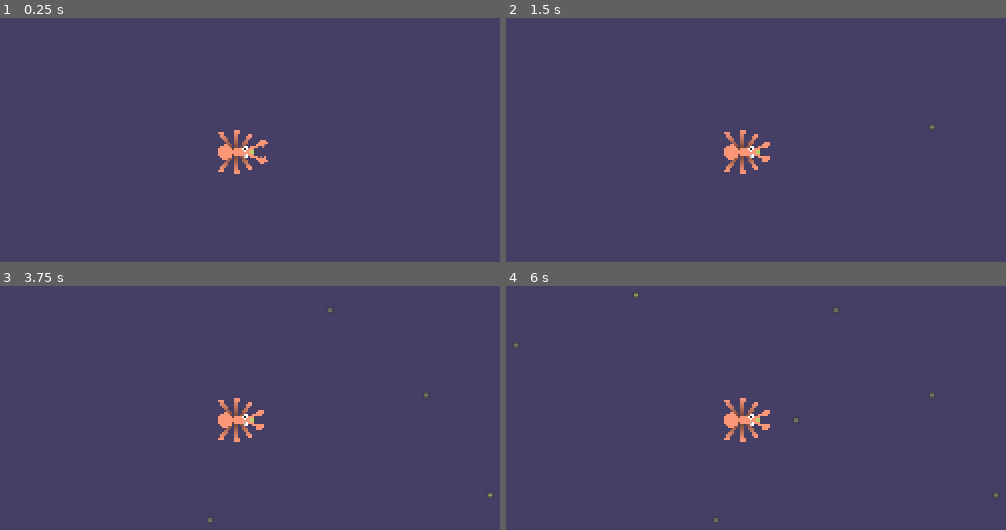
Above: before the commit, frames 1-4 (two rows, left to right).
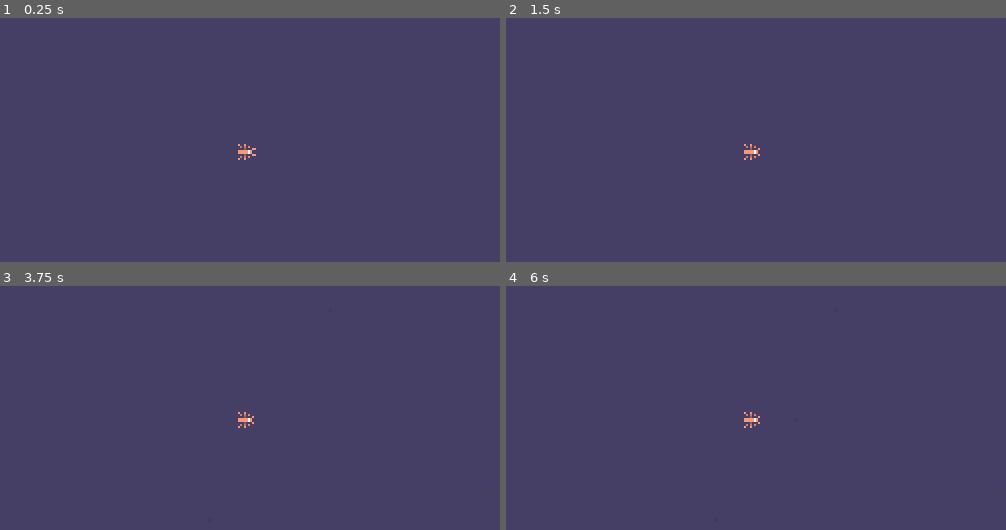
Above: after the commit, the same moments.

Repository: some-whaat/pretty_terrain
Game: Godot game, scene res://world.tscn
Two runs of this game, one before a commit and one after it. Both use one fixed random seed, a clock stepped at 60 frames per second and the inputs below.
Inputs (mouse positions are in pixels of both pictures, inside the frame that each line leads up to):
- Up to frame 1 (0.25 s): no input
- Up to frame 2 (1.5 s): tap Enter at 0.5 s; move the mouse to (931, 127) at 0.52 s; click (931, 127) at 0.67 s; tap Space at 1.25 s; move the mouse to (596, 176) at 1.27 s; click (596, 176) at 1.42 s
- Up to frame 3 (3.75 s): tap Enter at 2, 3.5 s; move the mouse to (330, 310) at 2.02 s; click (330, 310) at 2.17 s; tap Space at 2.75 s; move the mouse to (210, 520) at 2.77 s; click (210, 520) at 2.92 s; move the mouse to (490, 495) at 3.52 s; click (490, 495) at 3.67 s
- Up to frame 4 (6 s): tap Space at 4.25 s; move the mouse to (516, 344) at 4.27 s; click (516, 344) at 4.42 s; move the mouse to (796, 420) at 5.02 s; click (796, 420) at 5.17 s; move the mouse to (636, 295) at 5.77 s; click (636, 295) at 5.92 s

The runs differ from the first frame. In frame 1, 0.8% of the frame differs, in the area x 43-54%, y 45-64%; in frame 2, 0.7%; in frame 3, 0.8%; in frame 4, 0.8%, in the area x 1-99%, y 3-97%.

Commit message:
follow trays

Diff:
--- a/ant_simulation.gd
+++ b/ant_simulation.gd
@@ -2,164 +2,204 @@
 
 @export var world_bounds := Rect2(-2800.0, -1800.0, 5600.0, 3600.0)
 @export_range(1.0, 1000.0, 1.0) var separation_radius := 150.0
+#@export var camera_2d: Camera2D
 
 const COMPUTE_SHADER_PATH := "res://shader/ant_movement.glsl"
 const AGENT_FLOATS := 12
 const AGENT_BYTES := AGENT_FLOATS * 4
 const WORKGROUP_SIZE := 64
+const DEFAULT_SIGNAL_FIELD_SIZE := Vector2i(256, 192)
 
 var agents: Array[CharacterBody2D] = []
 var _rd: RenderingDevice
+var _trail_manager: Node
 var _shader := RID()
 var _pipeline := RID()
 var _state_buffers: Array[RID] = []
 var _params_buffer := RID()
+var _trail_signal_buffer := RID()
 var _uniform_sets: Array[RID] = []
 var _current_buffer := 0
 var _simulation_time := 0.0
+var _trail_signal_size := DEFAULT_SIGNAL_FIELD_SIZE
 
 func _ready() -> void:
-	add_to_group("ant_simulation")
-	_rd = RenderingServer.create_local_rendering_device()
-	if _rd == null:
-		push_error("AntSimulation requires a RenderingDevice-capable renderer (Forward+ or Mobile).")
-		set_physics_process(false)
-		return
-
-	var shader_file := load(COMPUTE_SHADER_PATH) as RDShaderFile
-	if shader_file == null:
-		push_error("Could not load ant compute shader: %s" % COMPUTE_SHADER_PATH)
-		set_physics_process(false)
-		return
-	_shader = _rd.shader_create_from_spirv(shader_file.get_spirv())
-	if not _shader.is_valid():
-		push_error("Failed to compile the ant movement compute shader.")
-		set_physics_process(false)
-		return
-	_pipeline = _rd.compute_pipeline_create(_shader)
-	if not _pipeline.is_valid():
-		push_error("Failed to create the ant movement compute pipeline.")
-		set_physics_process(false)
-		return
-	_params_buffer = _rd.uniform_buffer_create(32)
+    #var screen_size = get_viewport().get_visible_rect().size / camera_2d.zoom
+
+    add_to_group("ant_simulation")
+    _rd = RenderingServer.create_local_rendering_device()
+    if _rd == null:
+        push_error("AntSimulation requires a RenderingDevice-capable renderer (Forward+ or Mobile).")
+        set_physics_process(false)
+        return
+
+    var shader_file := load(COMPUTE_SHADER_PATH) as RDShaderFile
+    if shader_file == null:
+        push_error("Could not load ant compute shader: %s" % COMPUTE_SHADER_PATH)
+        set_physics_process(false)
+        return
+    _shader = _rd.shader_create_from_spirv(shader_file.get_spirv())
+    if not _shader.is_valid():
+        push_error("Failed to compile the ant movement compute shader.")
+        set_physics_process(false)
+        return
+    _pipeline = _rd.compute_pipeline_create(_shader)
+    if not _pipeline.is_valid():
+        push_error("Failed to create the ant movement compute pipeline.")
+        set_physics_process(false)
+        return
+    _trail_manager = get_tree().get_first_node_in_group("ant_trail_manager")
+    if _trail_manager != null:
+        world_bounds = _trail_manager.call("get_trail_world_bounds")
+        _trail_signal_size = _trail_manager.call("get_trail_signal_size")
+    var initial_signal := PackedFloat32Array()
+    initial_signal.resize(_trail_signal_size.x * _trail_signal_size.y)
+    initial_signal.fill(0.0)
+    if _trail_manager != null:
+        var manager_signal: PackedFloat32Array = _trail_manager.call("get_trail_signal")
+        if manager_signal.size() == initial_signal.size():
+            initial_signal = manager_signal
+    var initial_signal_bytes := initial_signal.to_byte_array()
+    _trail_signal_buffer = _rd.storage_buffer_create(initial_signal_bytes.size(), initial_signal_bytes)
+    _params_buffer = _rd.uniform_buffer_create(48)
 
 func register_ant(ant: CharacterBody2D) -> void:
-	if not agents.has(ant):
-		agents.append(ant)
-		_rebuild_state_buffers()
+    if not agents.has(ant):
+        agents.append(ant)
+        _rebuild_state_buffers()
 
 func unregister_ant(ant: CharacterBody2D) -> void:
-	if agents.has(ant):
-		agents.erase(ant)
-		_rebuild_state_buffers()
+    if agents.has(ant):
+        agents.erase(ant)
+        _rebuild_state_buffers()
 
 func _physics_process(delta: float) -> void:
-	if agents.is_empty() or not _pipeline.is_valid():
-		return
-	_simulation_time += delta
-	_update_parameters(delta)
-
-	var compute_list := _rd.compute_list_begin()
-	_rd.compute_list_bind_compute_pipeline(compute_list, _pipeline)
-	_rd.compute_list_bind_uniform_set(compute_list, _uniform_sets[_current_buffer], 0)
-	_rd.compute_list_dispatch(compute_list, ceili(float(agents.size()) / float(WORKGROUP_SIZE)), 1, 1)
-	_rd.compute_list_end()
-	_rd.submit()
-	_rd.sync()
-
-	_current_buffer = 1 - _current_buffer
-	var state := _rd.buffer_get_data(_state_buffers[_current_buffer])
-	for i in range(agents.size()):
-		var offset := i * AGENT_BYTES
-		var ant := agents[i]
-		if not is_instance_valid(ant):
-			continue
-		var position := Vector2(state.decode_float(offset), state.decode_float(offset + 4))
-		var angle := state.decode_float(offset + 8)
-		var velocity := Vector2(state.decode_float(offset + 16), state.decode_float(offset + 20))
-		ant.global_position = position
-		ant.rotation = angle
-		ant.velocity = velocity
+    if agents.is_empty() or not _pipeline.is_valid():
+        return
+    _simulation_time += delta
+    _update_trail_signal_buffer()
+    _update_parameters(delta)
+
+    var compute_list := _rd.compute_list_begin()
+    _rd.compute_list_bind_compute_pipeline(compute_list, _pipeline)
+    _rd.compute_list_bind_uniform_set(compute_list, _uniform_sets[_current_buffer], 0)
+    _rd.compute_list_dispatch(compute_list, ceili(float(agents.size()) / float(WORKGROUP_SIZE)), 1, 1)
+    _rd.compute_list_end()
+    _rd.submit()
+    _rd.sync()
+
+    _current_buffer = 1 - _current_buffer
+    var state := _rd.buffer_get_data(_state_buffers[_current_buffer])
+    for i in range(agents.size()):
+        var offset := i * AGENT_BYTES
+        var ant := agents[i]
+        if not is_instance_valid(ant):
+            continue
+        var position := Vector2(state.decode_float(offset), state.decode_float(offset + 4))
+        var angle := state.decode_float(offset + 8)
+        var velocity := Vector2(state.decode_float(offset + 16), state.decode_float(offset + 20))
+        ant.global_position = position
+        ant.rotation = angle
+        ant.velocity = velocity
 
 func _rebuild_state_buffers() -> void:
-	if _rd == null or not _pipeline.is_valid():
-		return
-	_free_state_resources()
-	if agents.is_empty():
-		return
-
-	var initial_state := PackedByteArray()
-	initial_state.resize(agents.size() * AGENT_BYTES)
-	for i in range(agents.size()):
-		var ant := agents[i]
-		var offset := i * AGENT_BYTES
-		initial_state.encode_float(offset, ant.global_position.x)
-		initial_state.encode_float(offset + 4, ant.global_position.y)
-		initial_state.encode_float(offset + 8, ant.global_rotation)
-		initial_state.encode_float(offset + 12, 0.0)
-		initial_state.encode_float(offset + 16, ant.velocity.x)
-		initial_state.encode_float(offset + 20, ant.velocity.y)
-		initial_state.encode_float(offset + 24, ant.max_speed)
-		initial_state.encode_float(offset + 28, ant.steer_force)
-		initial_state.encode_float(offset + 32, ant.rotation_speed)
-		initial_state.encode_float(offset + 36, ant.wander_strength)
-		initial_state.encode_float(offset + 40, float(i + 1) * 17.173)
-		initial_state.encode_float(offset + 44, separation_radius)
-
-	_state_buffers = [
-		_rd.storage_buffer_create(initial_state.size(), initial_state),
-		_rd.storage_buffer_create(initial_state.size(), initial_state)
-	]
-	_uniform_sets.resize(2)
-	for i in range(2):
-		var uniforms: Array[RDUniform] = []
-		var input_uniform := RDUniform.new()
-		input_uniform.uniform_type = RenderingDevice.UNIFORM_TYPE_STORAGE_BUFFER
-		input_uniform.binding = 0
-		input_uniform.add_id(_state_buffers[i])
-		uniforms.append(input_uniform)
-		var output_uniform := RDUniform.new()
-		output_uniform.uniform_type = RenderingDevice.UNIFORM_TYPE_STORAGE_BUFFER
-		output_uniform.binding = 1
-		output_uniform.add_id(_state_buffers[1 - i])
-		uniforms.append(output_uniform)
-		var params_uniform := RDUniform.new()
-		params_uniform.uniform_type = RenderingDevice.UNIFORM_TYPE_UNIFORM_BUFFER
-		params_uniform.binding = 2
-		params_uniform.add_id(_params_buffer)
-		uniforms.append(params_uniform)
-		_uniform_sets[i] = _rd.uniform_set_create(uniforms, _shader, 0)
-	_current_buffer = 0
+    if _rd == null or not _pipeline.is_valid():
+        return
+    _free_state_resources()
+    if agents.is_empty():
+        return
+
+    var initial_state := PackedByteArray()
+    initial_state.resize(agents.size() * AGENT_BYTES)
+    for i in range(agents.size()):
+        var ant := agents[i]
+        var offset := i * AGENT_BYTES
+        initial_state.encode_float(offset, ant.global_position.x)
+        initial_state.encode_float(offset + 4, ant.global_position.y)
+        initial_state.encode_float(offset + 8, ant.global_rotation)
+        initial_state.encode_float(offset + 12, 0.0)
+        initial_state.encode_float(offset + 16, ant.velocity.x)
+        initial_state.encode_float(offset + 20, ant.velocity.y)
+        initial_state.encode_float(offset + 24, ant.max_speed)
+        initial_state.encode_float(offset + 28, ant.steer_force)
+        initial_state.encode_float(offset + 32, ant.rotation_speed)
+        initial_state.encode_float(offset + 36, ant.wander_strength)
+        initial_state.encode_float(offset + 40, float(i + 1) * 17.173)
+        initial_state.encode_float(offset + 44, separation_radius)
+
+    _state_buffers = [
+        _rd.storage_buffer_create(initial_state.size(), initial_state),
+        _rd.storage_buffer_create(initial_state.size(), initial_state)
+    ]
+    _uniform_sets.resize(2)
+    for i in range(2):
+        var uniforms: Array[RDUniform] = []
+        var input_uniform := RDUniform.new()
+        input_uniform.uniform_type = RenderingDevice.UNIFORM_TYPE_STORAGE_BUFFER
+        input_uniform.binding = 0
+        input_uniform.add_id(_state_buffers[i])
+        uniforms.append(input_uniform)
+        var output_uniform := RDUniform.new()
+        output_uniform.uniform_type = RenderingDevice.UNIFORM_TYPE_STORAGE_BUFFER
+        output_uniform.binding = 1
+        output_uniform.add_id(_state_buffers[1 - i])
+        uniforms.append(output_uniform)
+        var params_uniform := RDUniform.new()
+        params_uniform.uniform_type = RenderingDevice.UNIFORM_TYPE_UNIFORM_BUFFER
+        params_uniform.binding = 2
+        params_uniform.add_id(_params_buffer)
+        uniforms.append(params_uniform)
+        var trail_uniform := RDUniform.new()
+        trail_uniform.uniform_type = RenderingDevice.UNIFORM_TYPE_STORAGE_BUFFER
+        trail_uniform.binding = 3
+        trail_uniform.add_id(_trail_signal_buffer)
+        uniforms.append(trail_uniform)
+        _uniform_sets[i] = _rd.uniform_set_create(uniforms, _shader, 0)
+    _current_buffer = 0
 
 func _update_parameters(delta: float) -> void:
-	var params := PackedByteArray()
-	params.resize(32)
-	params.encode_float(0, delta)
-	params.encode_float(4, _simulation_time)
-	params.encode_float(8, world_bounds.position.x)
-	params.encode_float(12, world_bounds.position.y)
-	params.encode_float(16, world_bounds.end.x)
-	params.encode_float(20, world_bounds.end.y)
-	params.encode_u32(24, agents.size())
-	_rd.buffer_update(_params_buffer, 0, params.size(), params)
+    var params := PackedByteArray()
+    params.resize(48)
+    params.encode_float(0, delta)
+    params.encode_float(4, _simulation_time)
+    params.encode_float(8, world_bounds.position.x)
+    params.encode_float(12, world_bounds.position.y)
+    params.encode_float(16, world_bounds.end.x)
+    params.encode_float(20, world_bounds.end.y)
+    params.encode_u32(24, agents.size())
+    params.encode_u32(28, _trail_signal_size.x)
+    params.encode_u32(32, _trail_signal_size.y)
+    params.encode_float(36, 0.08)
+    _rd.buffer_update(_params_buffer, 0, params.size(), params)
+
+func _update_trail_signal_buffer() -> void:
+    if _trail_manager == null or not _trail_signal_buffer.is_valid():
+        return
+    var signal_data: PackedFloat32Array = _trail_manager.call("get_trail_signal")
+    if signal_data.size() != _trail_signal_size.x * _trail_signal_size.y:
+        return
+    var signal_bytes := signal_data.to_byte_array()
+    _rd.buffer_update(_trail_signal_buffer, 0, signal_bytes.size(), signal_bytes)
 
 func _free_state_resources() -> void:
-	for uniform_set in _uniform_sets:
-		if uniform_set.is_valid():
-			_rd.free_rid(uniform_set)
-	_uniform_sets.clear()
-	for state_buffer in _state_buffers:
-		if state_buffer.is_valid():
-			_rd.free_rid(state_buffer)
-	_state_buffers.clear()
+    for uniform_set in _uniform_sets:
+        if uniform_set.is_valid():
+            _rd.free_rid(uniform_set)
+    _uniform_sets.clear()
+    for state_buffer in _state_buffers:
+        if state_buffer.is_valid():
+            _rd.free_rid(state_buffer)
+    _state_buffers.clear()
 
 func _exit_tree() -> void:
-	if _rd == null:
-		return
-	_free_state_resources()
-	if _params_buffer.is_valid():
-		_rd.free_rid(_params_buffer)
-	if _pipeline.is_valid():
-		_rd.free_rid(_pipeline)
-	if _shader.is_valid():
-		_rd.free_rid(_shader)
+    if _rd == null:
+        return
+    _free_state_resources()
+    if _params_buffer.is_valid():
+        _rd.free_rid(_params_buffer)
+    if _trail_signal_buffer.is_valid():
+        _rd.free_rid(_trail_signal_buffer)
+    if _pipeline.is_valid():
+        _rd.free_rid(_pipeline)
+    if _shader.is_valid():
+        _rd.free_rid(_shader)
--- a/ant_trays_manager.gd
+++ b/ant_trays_manager.gd
@@ -12,8 +12,10 @@
 const TRAIL_SHADER := preload("res://shader/trail_accumulate.gdshader")
 const STAMP_SHADER := preload("res://shader/trail_stamp.gdshader")
 const MAX_MOUSE_STAMPS_PER_FRAME := 256
+const SIGNAL_FIELD_SIZE := Vector2i(256, 192)
 
 var mouse_draw_points: Array[Vector2] = []
+var _trail_signal := PackedFloat32Array()
 var is_mouse_drawing := false
 var last_mouse_position := Vector2.ZERO
 var _viewports: Array[SubViewport] = []
@@ -26,6 +28,7 @@
 var _clear_requested := false
 
 func _ready() -> void:
+    add_to_group("ant_trail_manager")
     if trace_drawing_texture == null:
         push_error("AntTraysManager needs a trace_drawing_texture.")
         return
@@ -35,6 +38,9 @@
     if texture_size.x <= 0 or texture_size.y <= 0:
         push_error("AntTraysManager texture_size must be positive.")
         return
+
+    _trail_signal.resize(SIGNAL_FIELD_SIZE.x * SIGNAL_FIELD_SIZE.y)
+    _trail_signal.fill(0.0)
 
     for i in range(2):
         var viewport := SubViewport.new()
@@ -141,12 +147,58 @@
         mouse_positions.append(mouse_draw_points[i])
     _update_stamp_sprites(_mouse_sprites[destination], mouse_positions, stamp_scale, not _clear_requested)
 
+    _update_trail_signal(delta, ant_positions, mouse_positions)
+
     _viewports[destination].render_target_update_mode = SubViewport.UPDATE_ONCE
     texture = _viewports[destination].get_texture()
     _current_viewport = destination
     _clear_requested = false
     for i in range(mouse_count):
         mouse_draw_points.pop_front()
+
+func get_trail_signal() -> PackedFloat32Array:
+    return _trail_signal
+
+func get_trail_signal_size() -> Vector2i:
+    return SIGNAL_FIELD_SIZE
+
+func get_trail_world_bounds() -> Rect2:
+    return world_bounds
+
+func _update_trail_signal(delta: float, ant_positions: Array[Vector2], mouse_positions: Array[Vector2]) -> void:
+    if _clear_requested:
+        _trail_signal.fill(0.0)
+        return
+
+    var fade_factor := pow(0.5, delta / maxf(fade_half_life_seconds, 0.1))
+    for i in range(_trail_signal.size()):
+        _trail_signal[i] *= fade_factor
+
+    for point in ant_positions:
+        _stamp_signal_point(point)
+    for point in mouse_positions:
+        _stamp_signal_point(point)
+
+func _stamp_signal_point(texture_position: Vector2) -> void:
+    var field_position := texture_position * Vector2(SIGNAL_FIELD_SIZE) / Vector2(texture_size)
+    var field_radius := Vector2(
+        maxf(brush_size.x * float(SIGNAL_FIELD_SIZE.x) / world_bounds.size.x * 0.5, 1.0),
+        maxf(brush_size.y * float(SIGNAL_FIELD_SIZE.y) / world_bounds.size.y * 0.5, 1.0)
+    )
+    var min_x := maxi(floori(field_position.x - field_radius.x), 0)
+    var max_x := mini(ceili(field_position.x + field_radius.x), SIGNAL_FIELD_SIZE.x - 1)
+    var min_y := maxi(floori(field_position.y - field_radius.y), 0)
+    var max_y := mini(ceili(field_position.y + field_radius.y), SIGNAL_FIELD_SIZE.y - 1)
+
+    for y in range(min_y, max_y + 1):
+        for x in range(min_x, max_x + 1):
+            var offset := Vector2(x, y) - field_position
+            var normalized_distance := (offset.x * offset.x) / (field_radius.x * field_radius.x) + (offset.y * offset.y) / (field_radius.y * field_radius.y)
+            if normalized_distance > 1.0:
+                continue
+            var strength := 1.0 - smoothstep(0.35, 1.0, normalized_distance)
+            var index := y * SIGNAL_FIELD_SIZE.x + x
+            _trail_signal[index] = maxf(_trail_signal[index], strength)
 
 func _ensure_stamp_pool(pool: Array, viewport: SubViewport, required_count: int) -> void:
     while pool.size() < required_count:
--- a/world.tscn
+++ b/world.tscn
@@ -42,7 +42,7 @@
 trace_drawing_texture = SubResource("GradientTexture2D_aqk2v")
 ants_parent = NodePath("../AntsParent")
 
-[node name="AntSimulation" type="Node" parent="."]
+[node name="AntSimulation" type="Node" parent="." unique_id=1112912811]
 script = ExtResource("6_ant_sim")
 
 [node name="AntsParent" type="Node2D" parent="." unique_id=256771919]
@@ -84,7 +84,7 @@
 scale = Vector2(0.59, 0.59)
 
 [node name="Camera2D" type="Camera2D" parent="." unique_id=822655050]
-zoom = Vector2(0.605, 0.605)
+zoom = Vector2(0.215, 0.215)
 
 [node name="CanvasLayer" type="CanvasLayer" parent="." unique_id=1822913670]
 layer = -4
Not shown, changed: shader/ant_movement.glsl
Not shown: 1 places in world.tscn that only renumber resources
